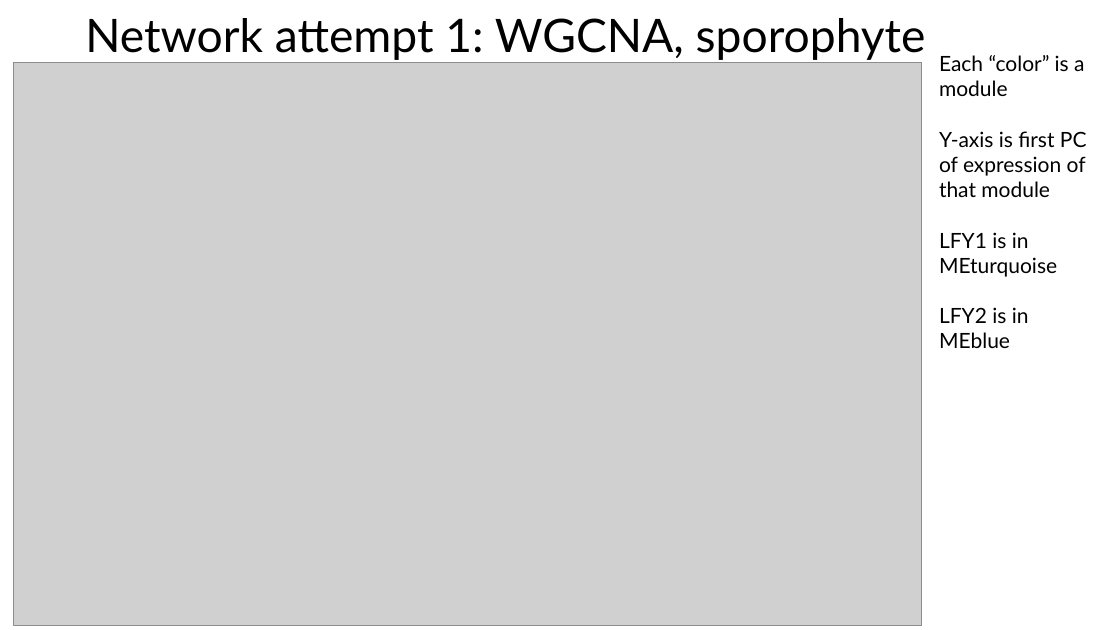
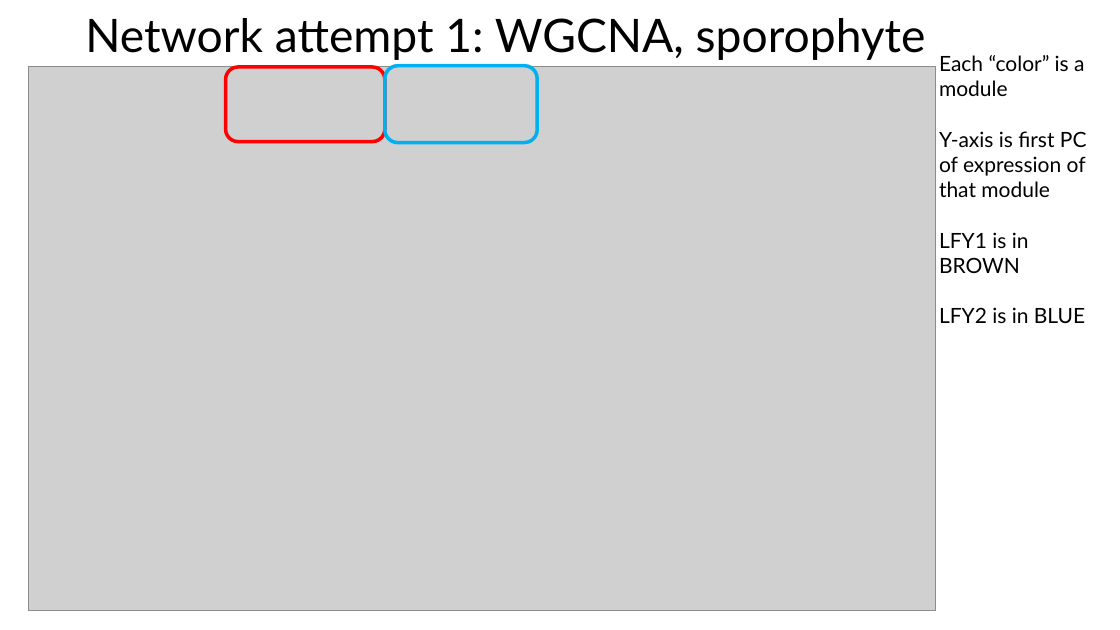
Before and after one commit to MaloofLab/McConnell-Ceratopteris-RNAseq, a slide deck: slide 10 of Presentation-2025-02-18.pptx (slide 7 before the commit). Drawn at 1120x630 pixels with LibreOffice and Linux fonts; fonts in the diff are those of the drawing; grey boxes stand for pictures. Boxes give left, top, right and bottom in pixels: in the first picture for what was removed or moved away, otherwise in the second. Text is boxed around its words. In the diff, an @@ line names an element or a change of style, - is before the commit and + after.

```diff
--- a/Presentation-2025-02-18.pptx
+++ b/Presentation-2025-02-18.pptx
@@ picture: place and size @@
-picture at <box>13,63,923,626</box>
+picture at <box>29,66,936,611</box>
@@ rounded rectangle added at <box>226,67,386,142</box>, outline #FF0000 3 pt @@
@@ rounded rectangle added at <box>385,66,537,142</box>, outline #00B0F0 3 pt @@
@@ text at <box>939,232,1085,323</box>: text changed @@
-LFY1 is in MEturquoise
-LFY2 is in MEblue
+LFY1 is in BROWN
+LFY2 is in BLUE
```
Also in this commit, not shown: 5 other slides changed, 5 slides added, 1 slide removed, 4 other files.
